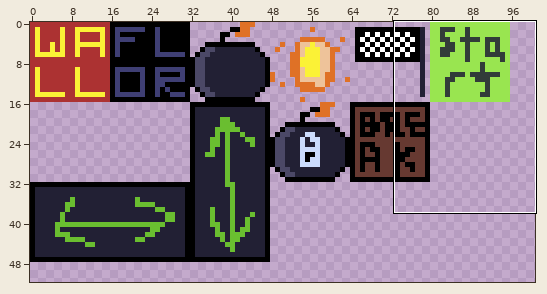
Pixel-art file: Assets/Tilemaps/Level/levelsheet_01.aseprite. The picture above shows the old version from afar; the outline marks the close-up.
Close-up. Before the commit:
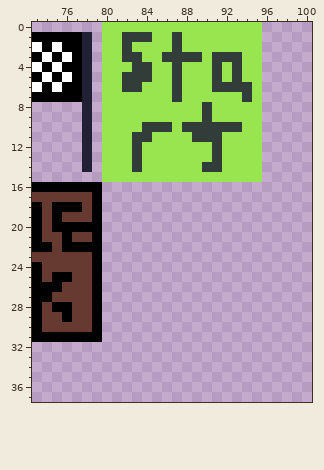
256x256 pixels, 1 frame. Shown: x 73..100, y 0..37. The wide view leaves out empty margins.
And afterwards:
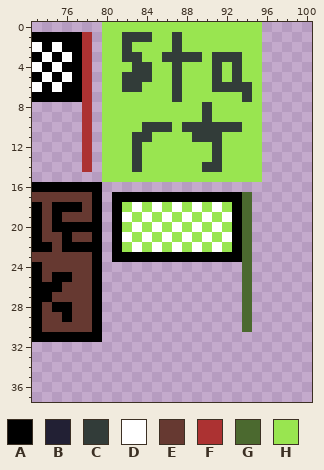
Palette (. is transparent): A #000000  B #222034  C #323c39  D #ffffff  E #663931  F #ac3232  G #4b692f  H #99e550
From old to new:
Colour A is added in row 17 at x 81 to 93; in rows 18 to 22 at x 81 and 93; in row 23 at x 81 to 93.
Colour D is added in row 18 at x 83, 85, 87, 89 and 91; in row 19 at x 82, 84, 86, 88, 90 and 92; in row 20 at x 83, 85, 87, 89 and 91; in row 21 at x 82, 84, 86, 88, 90 and 92; in row 22 at x 83, 85, 87, 89 and 91.
Colour F replaces colour B in rows 1 to 14 at x 78.
Colour G is added in rows 17 to 30 at x 94.
Colour H is added in row 18 at x 82, 84, 86, 88, 90 and 92; in row 19 at x 83, 85, 87, 89 and 91; in row 20 at x 82, 84, 86, 88, 90 and 92; in row 21 at x 83, 85, 87, 89 and 91; in row 22 at x 82, 84, 86, 88, 90 and 92.
Where, in picture pixels (left, top, right, bottom), the same in both close-ups:
changed: (82, 32, 252, 332)
